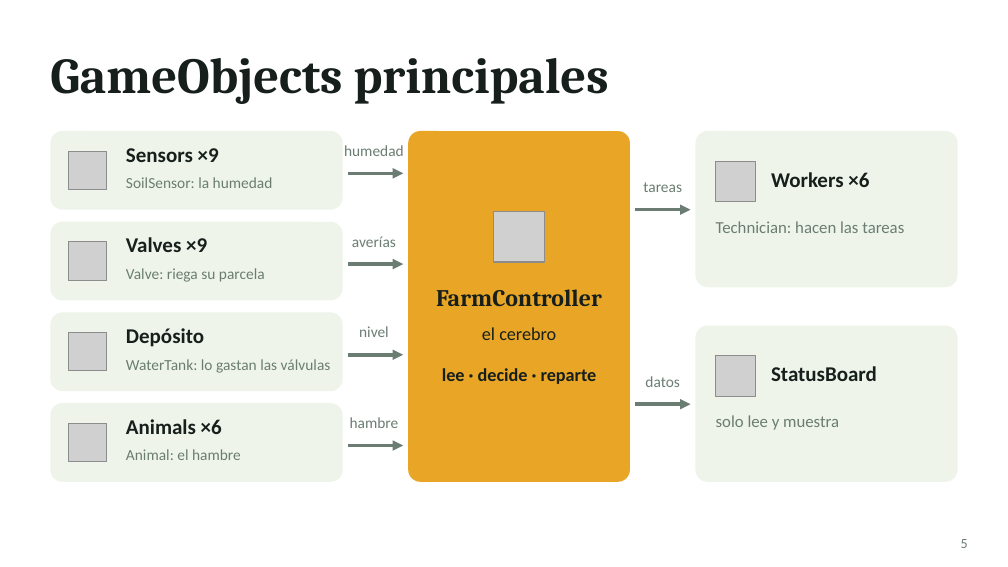
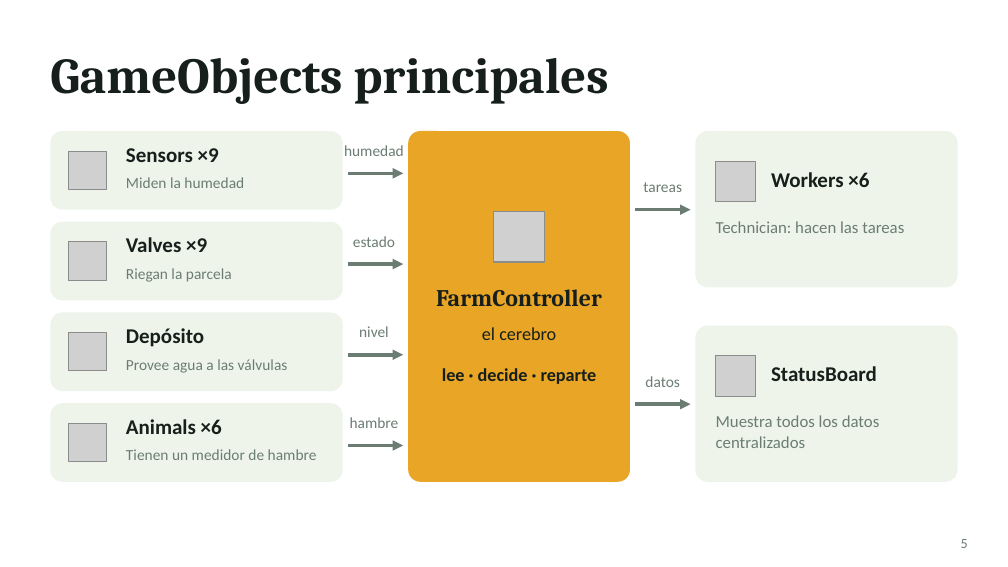
Before and after one commit to JorgeCarrascoF/SmartFarm, a slide deck: slide 5 of docs/Smart Farm - Presentación.pptx. Drawn at 1008x567 pixels with LibreOffice and Linux fonts; fonts in the diff are those of the drawing; grey boxes stand for pictures. Boxes give left, top, right and bottom in pixels: in the first picture for what was removed or moved away, otherwise in the second. Text is boxed around its words. In the diff, an @@ line names an element or a change of style, - is before the commit and + after.

```diff
--- a/docs/Smart Farm - Presentación.pptx
+++ b/docs/Smart Farm - Presentación.pptx
@@ text at (126,177,244,188): text changed @@
-SoilSensor: la humedad
+Miden la humedad
@@ text at (353,236,395,247): text changed @@
-averías
+estado
@@ text at (126,268,232,282): text changed @@
-Valve: riega su parcela
+Riegan la parcela
@@ text at (126,359,288,373): text changed @@
-WaterTank: lo gastan las válvulas
+Provee agua a las válvulas
@@ text at (716,415,880,448): text changed @@
-solo lee y muestra
+Muestra todos los datos centralizados
@@ text at (126,449,317,460): text changed @@
-Animal: el hambre
+Tienen un medidor de hambre
```
Also in this commit, not shown: 7 other slides changed, 2 other files.
